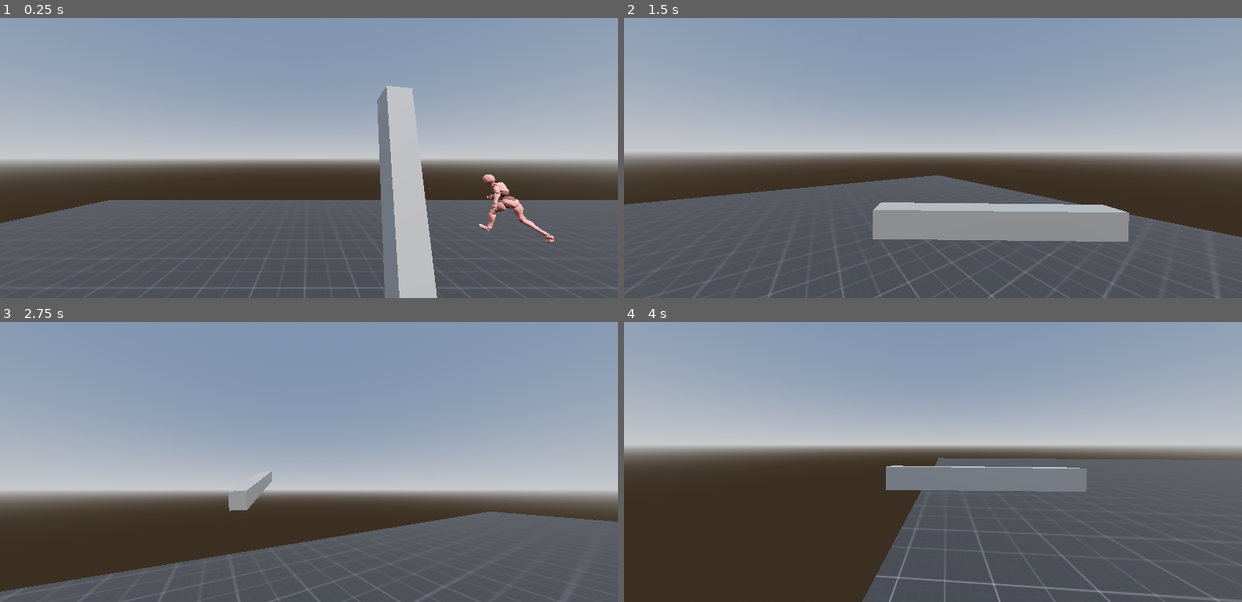
Above: before the commit, frames 1-4 (two rows, left to right).
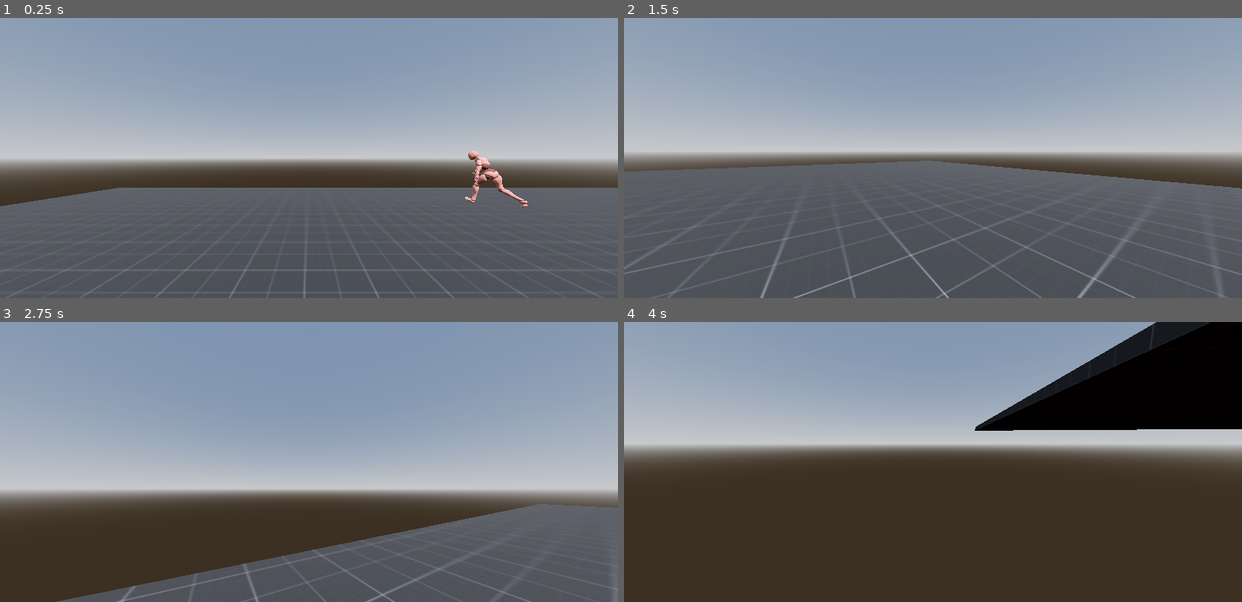
Above: after the commit, the same moments.

Repository: Bessonica/meleeFire
Game: Godot game, scene res://Scenes/Level/level.tscn
The game is run twice, just before and just after one commit, with the same random seed, the same clock (stepped at 60 frames per second) and the same inputs.
Inputs (mouse positions are in pixels of both pictures, inside the frame that each line leads up to):
- Up to frame 1 (0.25 s): no input
- Up to frame 2 (1.5 s): move the mouse to (963, 158) at 0.52 s; press the mouse at (963, 158) at 0.53 s; hold W (moveForward) from 0.53 s (still down); tap Space (jump) at 0.77 s; right-click (963, 158) at 0.8 s; move the mouse to (902, 158) at 1.27 s; release the mouse at (902, 158) at 1.28 s; right-click (902, 158) at 1.35 s
- Up to frame 3 (2.75 s): keep holding W (moveForward); tap Space (jump) at 1.52 s; tap Shift (sprint) at 1.55 s; move the mouse to (321, 456) at 2.02 s; hold Shift (sprint) from 2.03 s (still down); click (321, 456) at 2.3 s
- Up to frame 4 (4 s): keep holding W (moveForward); move the mouse to (926, 467) at 2.77 s; release Shift (sprint) at 2.78 s; click (926, 467) at 2.85 s; tap Space (jump) at 3.02, 3.77 s; right-click (926, 467) at 3.05 s; move the mouse to (976, 464) at 3.52 s; hold Shift (sprint) from 3.53 s (still down); right-click (976, 464) at 3.6 s

The runs differ from the first frame. In frame 1, 9.9% of the frame differs, in the area x 0-100%, y 24-100%; in frame 2, 16%; in frame 3, 4.8%; in frame 4, 40%, in the area x 38-100%, y 0-100%.

Commit message:
player state machine basics

Diff:
--- a/Scenes/Level/level.tscn
+++ b/Scenes/Level/level.tscn
@@ -2,8 +2,8 @@
 
 [ext_resource type="Script" path="res://Scenes/Level/level.gd" id="1_7tijt"]
 [ext_resource type="Texture2D" uid="uid://dge3iqvg3vuam" path="res://Res/kenney/PNG/Dark/texture_03.png" id="1_86hxg"]
-[ext_resource type="PackedScene" uid="uid://c0kj72s04nlbr" path="res://Scenes/player/player.tscn" id="1_gwobp"]
 [ext_resource type="PackedScene" uid="uid://ctx0471wiosmh" path="res://Scenes/Enemy/zombie.tscn" id="3_7ho3i"]
+[ext_resource type="PackedScene" uid="uid://dfrpdqgyvpwu0" path="res://Scenes/PlayerStateMachine/playerStateMachine.tscn" id="5_8p5v3"]
 [ext_resource type="PackedScene" uid="uid://clwb8spon5l8t" path="res://Scenes/Ball Spawner/ball_spawner.tscn" id="5_myvgy"]
 
 [sub_resource type="ProceduralSkyMaterial" id="ProceduralSkyMaterial_lr8n4"]
@@ -43,9 +43,6 @@
 [node name="DirectionalLight3D" type="DirectionalLight3D" parent="World"]
 transform = Transform3D(1, 0, 0, 0, 0.644951, 0.764224, 0, -0.764224, 0.644951, 14.5216, 10.3715, 0)
 
-[node name="Player" parent="World" instance=ExtResource("1_gwobp")]
-transform = Transform3D(1, 0, 0, 0, 1, 0, 0, 0, 1, 0, 2.20037, 0)
-
 [node name="NavigationRegion3D" type="NavigationRegion3D" parent="World"]
 navigation_mesh = SubResource("NavigationMesh_85cn1")
 
@@ -58,9 +55,8 @@
 size = Vector3(32.0448, 0.336914, 28.3258)
 material = SubResource("StandardMaterial3D_pp6qf")
 
-[node name="CharacterBody3D2" parent="World" instance=ExtResource("3_7ho3i")]
+[node name="Zombie" parent="World" instance=ExtResource("3_7ho3i")]
 transform = Transform3D(1, 0, 0, 0, 1, 0, 0, 0, 1, 5, 0.364633, -5)
-playerPath = NodePath("../Player")
 
 [node name="BallSpawner" parent="World" instance=ExtResource("5_myvgy")]
 transform = Transform3D(1, 0, 0, 0, 1, 0, 0, 0, 1, 5.65714, 1.70442, 7.91895)
@@ -85,4 +81,5 @@
 mouse_filter = 1
 color = Color(0.772549, 0.27451, 0.321569, 0.439216)
 
-[connection signal="playerHit" from="World/Player" to="." method="_on_player_player_hit"]
+[node name="PlayerSM" parent="." instance=ExtResource("5_8p5v3")]
+transform = Transform3D(1, 0, 0, 0, 1, 0, 0, 0, 1, 0, 2, 0)
--- /dev/null
+++ b/Scenes/PlayerStateMachine/playerStateMachine.gd
@@ -0,0 +1,2 @@
+extends CharacterBody3D
+class_name Player
--- /dev/null
+++ b/Scenes/PlayerStateMachine/playerStateMachine.tscn
@@ -0,0 +1,36 @@
+[gd_scene load_steps=8 format=3 uid="uid://dfrpdqgyvpwu0"]
+
+[ext_resource type="Script" path="res://Scripts/FSM/FiniteStateMachine.gd" id="1_2p33i"]
+[ext_resource type="Script" path="res://Scenes/PlayerStateMachine/playerStateMachine.gd" id="1_6m0qq"]
+[ext_resource type="Script" path="res://Scripts/FSM/idleState.gd" id="2_1238h"]
+[ext_resource type="Script" path="res://Scripts/FSM/MoveState.gd" id="3_ywc4t"]
+[ext_resource type="Script" path="res://Scripts/FSM/SprintState.gd" id="4_0lc4n"]
+
+[sub_resource type="CapsuleMesh" id="CapsuleMesh_082hr"]
+
+[sub_resource type="CapsuleShape3D" id="CapsuleShape3D_em1i3"]
+
+[node name="PlayerSM" type="CharacterBody3D"]
+script = ExtResource("1_6m0qq")
+
+[node name="Camera3D" type="Camera3D" parent="."]
+transform = Transform3D(1, 0, 0, 0, 1, 0, 0, 0, 1, 0, 0.505581, -0.422167)
+
+[node name="MeshInstance3D" type="MeshInstance3D" parent="."]
+mesh = SubResource("CapsuleMesh_082hr")
+
+[node name="CollisionShape3D" type="CollisionShape3D" parent="."]
+shape = SubResource("CapsuleShape3D_em1i3")
+
+[node name="FiniteStateMachine" type="Node" parent="." node_paths=PackedStringArray("initial_state")]
+script = ExtResource("1_2p33i")
+initial_state = NodePath("Idle")
+
+[node name="Idle" type="Node" parent="FiniteStateMachine"]
+script = ExtResource("2_1238h")
+
+[node name="Moving" type="Node" parent="FiniteStateMachine"]
+script = ExtResource("3_ywc4t")
+
+[node name="Sprint" type="Node" parent="FiniteStateMachine"]
+script = ExtResource("4_0lc4n")
--- a/Scenes/player/player.gd
+++ b/Scenes/player/player.gd
@@ -72,7 +72,7 @@
 			speed = WALK_SPEED
 	# Get the input direction and handle the movement/deceleration.
 	# As good practice, you should replace UI actions with custom gameplay actions.
-	var input_dir = Input.get_vector("moveLeft", "moveRIght", "moveForward", "moveBackward")
+	var input_dir = Input.get_vector("moveLeft", "moveRight", "moveForward", "moveBackward")
 	var direction = (transform.basis * Vector3(input_dir.x, 0, input_dir.y)).normalized()
 		#if direction:
 			#velocity.x = direction.x * speed
@@ -145,12 +145,6 @@
 
 func ballTouched(ball):
 	if blockState == true:
-		var vector = Vector3()
-		vector = cameraRaycast.target_position
-		print(cameraRaycast.target_position)
-		#var from = camera.project_ray_origin(camera.position)
-		print(camera.position)
-		#var to = from + camera.project_ray_normal(camera.position)
 		var newVector = - camera.get_global_transform().basis.z
 		ball.changeVector(newVector)
 	else:
--- /dev/null
+++ b/Scripts/FSM/FiniteStateMachine.gd
@@ -0,0 +1,69 @@
+extends Node
+class_name FiniteStateMachine
+
+var states : Dictionary = {}
+var current_state : State
+@export var initial_state : State
+
+#NOTE This is a generic finite_state_machine, it handles all states, changes to this code will affect
+	# everything that uses a state machine!
+
+func _ready():
+	for child in get_children():
+		if child is State:
+			states[child.name.to_lower()] = child
+			child.state_transition.connect(change_state)
+
+	await owner.ready
+	if initial_state:
+		initial_state.Enter()
+		current_state = initial_state
+
+#Call the current states update function continuosly
+func _process(delta):
+	if current_state:
+		current_state.Update(delta)
+
+#region State Management
+#Use force_change_state cautiously, it immediately switches to a state regardless of any transitions.
+#This is used to force us into a 'death state' when killed
+func force_change_state(new_state : String):
+	var newState = states.get(new_state.to_lower())
+
+	if !newState:
+		print(new_state + " does not exist in the dictionary of states")
+		return
+
+	if current_state == newState:
+		print("State is same, aborting")
+		return
+
+	#NOTE Calling exit like so: (current_state.Exit()) may cause warnings when flushing queries, like when the enemy is being removed after death.
+	#call_deferred is safe and prevents this from occuring. We get the Exit function from the state as a callable and then call it in a thread-safe manner
+	if current_state:
+		var exit_callable = Callable(current_state, "Exit")
+		exit_callable.call_deferred()
+
+	newState.Enter()
+
+	current_state = newState
+
+func change_state(source_state : State, new_state_name : String):
+	if source_state != current_state:
+		#print("Invalid change_state trying from: " + source_state.name + " but currently in: " + current_state.name)
+		#This typically only happens when trying to switch from death state following a force_change
+		return
+
+	var new_state = states.get(new_state_name.to_lower())
+	if !new_state:
+		print("New state is empty")
+		return
+
+	if current_state:
+		current_state.Exit()
+
+	new_state.Enter()
+
+	current_state = new_state
+
+#endregion
--- /dev/null
+++ b/Scripts/FSM/MoveState.gd
@@ -0,0 +1,81 @@
+extends PlayerMovementState
+class_name PlayerMove
+
+@onready var player = $"../.."
+@onready var camera = $"../../Camera3D"
+
+var gravity = 9.8
+var speed
+const WALK_SPEED = 5.0
+const SPRINT_SPEED = 8.0
+
+
+const BOB_FREQ = 2.4
+const BOB_AMP = 0.065
+var t_bob = 0.0
+
+const BASE_FOV = 75.0
+const FOV_CHANGE = 0.7
+
+const sensitivity = 0.01
+
+# Called when the node enters the scene tree for the first time.
+func Enter():
+	print("state moving")
+	speed = WALK_SPEED
+	isCurrent = true
+
+func Exit():
+	isCurrent = false
+
+func _unhandled_input(event):
+	if isCurrent:
+		if event is InputEventMouseMotion:
+			#head.rotate_y	or	rotate_y	????
+			PLAYER.rotate_y(-event.relative.x * sensitivity)
+			camera.rotate_x(-event.relative.y * sensitivity)
+			camera.rotation.x = clamp(camera.rotation.x, deg_to_rad(-40), deg_to_rad(60))
+
+func _input(event):
+	if isCurrent:
+		if event.is_action_pressed("sprint"):
+			print("sprint change")
+			state_transition.emit(self, "Sprint")
+	else:
+		pass
+
+func Update(_delta:float):
+	if not PLAYER.is_on_floor():
+		PLAYER.velocity.y -= gravity * _delta
+
+	var input_dir = Input.get_vector("moveLeft", "moveRight", "moveForward", "moveBackward")
+	var direction = (PLAYER.transform.basis * Vector3(input_dir.x, 0, input_dir.y)).normalized()
+
+	if PLAYER.is_on_floor():
+		if direction:
+			PLAYER.velocity.x = direction.x * speed
+			PLAYER.velocity.z = direction.z * speed
+		else:
+			PLAYER.velocity.x = lerp(PLAYER.velocity.x, direction.x * speed, _delta * 7.0)
+			PLAYER.velocity.z = lerp(PLAYER.velocity.z, direction.z * speed, _delta * 7.0)
+	else:
+		PLAYER.velocity.x = lerp(PLAYER.velocity.x, direction.x * speed, _delta * 3.0)
+		PLAYER.velocity.z = lerp(PLAYER.velocity.z, direction.z * speed, _delta * 3.0)
+
+
+	t_bob += _delta * PLAYER.velocity.length() * float(PLAYER.is_on_floor())
+	camera.transform.origin = _headbob(t_bob)
+
+	#fov
+	var velocity_clamped = clamp(PLAYER.velocity.length(), 0.5, SPRINT_SPEED * 2)
+	var target_fov = BASE_FOV + FOV_CHANGE * velocity_clamped
+	camera.fov = lerp(camera.fov, target_fov, _delta * 8.0)
+
+
+	PLAYER.move_and_slide()
+
+func _headbob(time) -> Vector3:
+	var pos = Vector3.ZERO
+	pos.y = sin(time * BOB_FREQ) * BOB_AMP
+	pos.x = cos(time * BOB_FREQ / 2) * BOB_AMP
+	return pos
--- /dev/null
+++ b/Scripts/FSM/PlayerMovementState.gd
@@ -0,0 +1,14 @@
+extends State
+class_name PlayerMovementState
+
+var PLAYER : Player
+# Called when the node enters the scene tree for the first time.
+func _ready():
+	await owner.ready
+	PLAYER = owner as Player
+
+
+
+# Called every frame. 'delta' is the elapsed time since the previous frame.
+func _process(delta):
+	pass
--- /dev/null
+++ b/Scripts/FSM/SprintState.gd
@@ -0,0 +1,80 @@
+extends PlayerMovementState
+class_name PlayerSprint
+
+
+@onready var player = $"../.."
+@onready var camera = $"../../Camera3D"
+
+var gravity = 9.8
+var speed
+const WALK_SPEED = 5.0
+const SPRINT_SPEED = 8.0
+
+
+const BOB_FREQ = 2.4
+const BOB_AMP = 0.08
+var t_bob = 0.0
+
+const BASE_FOV = 75.0
+const FOV_CHANGE = 0.7
+
+const sensitivity = 0.01
+
+
+# Called when the node enters the scene tree for the first time.
+func Enter():
+	isCurrent = true
+	speed = SPRINT_SPEED
+
+func Exit():
+	isCurrent = false
+
+func Update(_delta:float):
+	if not PLAYER.is_on_floor():
+		PLAYER.velocity.y -= gravity * _delta
+
+	var input_dir = Input.get_vector("moveLeft", "moveRight", "moveForward", "moveBackward")
+	var direction = (PLAYER.transform.basis * Vector3(input_dir.x, 0, input_dir.y)).normalized()
+
+	if PLAYER.is_on_floor():
+		if direction:
+			PLAYER.velocity.x = direction.x * speed
+			PLAYER.velocity.z = direction.z * speed
+		else:
+			PLAYER.velocity.x = lerp(PLAYER.velocity.x, direction.x * speed, _delta * 7.0)
+			PLAYER.velocity.z = lerp(PLAYER.velocity.z, direction.z * speed, _delta * 7.0)
+	else:
+		PLAYER.velocity.x = lerp(PLAYER.velocity.x, direction.x * speed, _delta * 3.0)
+		PLAYER.velocity.z = lerp(PLAYER.velocity.z, direction.z * speed, _delta * 3.0)
+
+
+	t_bob += _delta * PLAYER.velocity.length() * float(PLAYER.is_on_floor())
+	#camera.transform.origin = _headbob(t_bob)
+
+	#fov
+	var velocity_clamped = clamp(PLAYER.velocity.length(), 0.5, SPRINT_SPEED * 2)
+	var target_fov = BASE_FOV + FOV_CHANGE * velocity_clamped
+	camera.fov = lerp(camera.fov, target_fov, _delta * 8.0)
+
+
+	PLAYER.move_and_slide()
+
+
+func _input(event):
+	if isCurrent:
+		if event.is_action_released("sprint"):
+			print("sprint change")
+			state_transition.emit(self, "Moving")
+		if event.is_action_pressed("attack"):
+			print("this shouldnt appear")
+	else:
+		pass
+
+
+func _unhandled_input(event):
+	if isCurrent:
+		if event is InputEventMouseMotion:
+			#head.rotate_y	or	rotate_y	????
+			PLAYER.rotate_y(-event.relative.x * sensitivity)
+			camera.rotate_x(-event.relative.y * sensitivity)
+			camera.rotation.x = clamp(camera.rotation.x, deg_to_rad(-40), deg_to_rad(60))
--- /dev/null
+++ b/Scripts/FSM/State.gd
@@ -0,0 +1,18 @@
+extends Node
+class_name State
+
+#NOTE This is the State base-class, all our specific states inherits this logic
+# DO NOT CHANGE THIS unless you know what you are doing
+
+var isCurrent: bool
+
+signal state_transition
+
+func Enter():
+	pass
+
+func Exit():
+	pass
+
+func Update(_delta:float):
+	pass
--- /dev/null
+++ b/Scripts/FSM/idleState.gd
@@ -0,0 +1,26 @@
+extends PlayerMovementState
+class_name PlayerIdle
+
+@export var animator : AnimationPlayer
+
+@onready var player = $"../.."
+var desc = "hey"
+var gravity = 9.8
+
+
+func Enter():
+	Input.set_mouse_mode(Input.MOUSE_MODE_CAPTURED)
+	isCurrent = true
+	#animator.play("Idle")
+
+
+func Update(_delta : float):
+	if not PLAYER.is_on_floor():
+		state_transition.emit(self, "Moving")
+
+	if(Input.get_vector("moveLeft", "moveRIght", "moveForward", "moveBackward")):
+		state_transition.emit(self, "Moving")
+
+
+func Exit():
+	isCurrent = false
--- a/project.godot
+++ b/project.godot
@@ -32,7 +32,7 @@
 "events": [Object(InputEventKey,"resource_local_to_scene":false,"resource_name":"","device":-1,"window_id":0,"alt_pressed":false,"shift_pressed":false,"ctrl_pressed":false,"meta_pressed":false,"pressed":false,"keycode":0,"physical_keycode":65,"key_label":0,"unicode":97,"echo":false,"script":null)
 ]
 }
-moveRIght={
+moveRight={
 "deadzone": 0.5,
 "events": [Object(InputEventKey,"resource_local_to_scene":false,"resource_name":"","device":-1,"window_id":0,"alt_pressed":false,"shift_pressed":false,"ctrl_pressed":false,"meta_pressed":false,"pressed":false,"keycode":0,"physical_keycode":68,"key_label":0,"unicode":100,"echo":false,"script":null)
 ]
